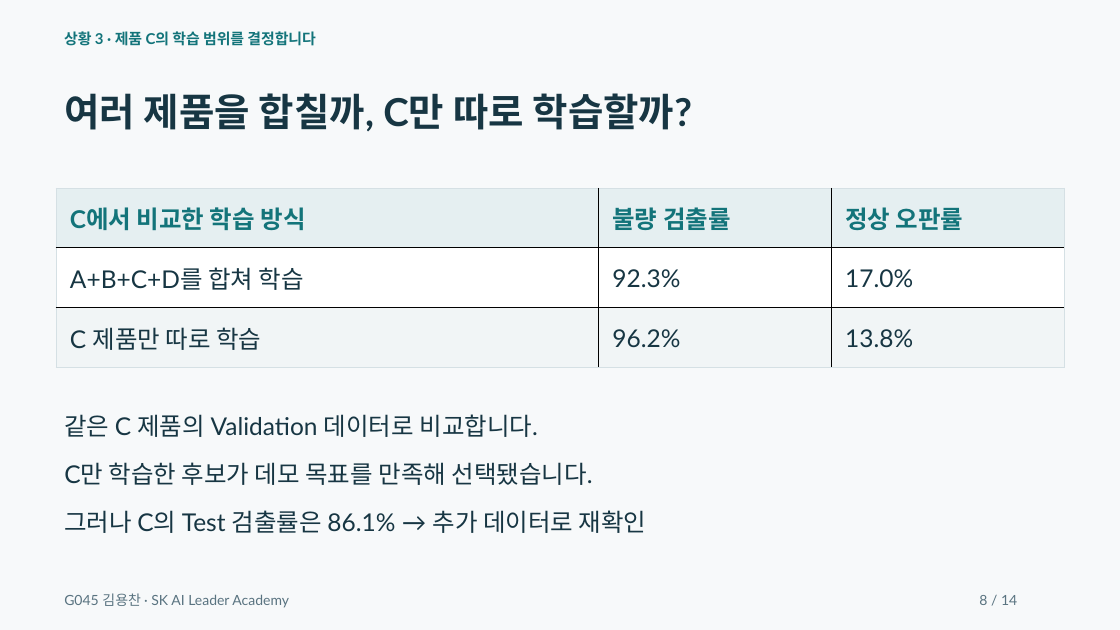
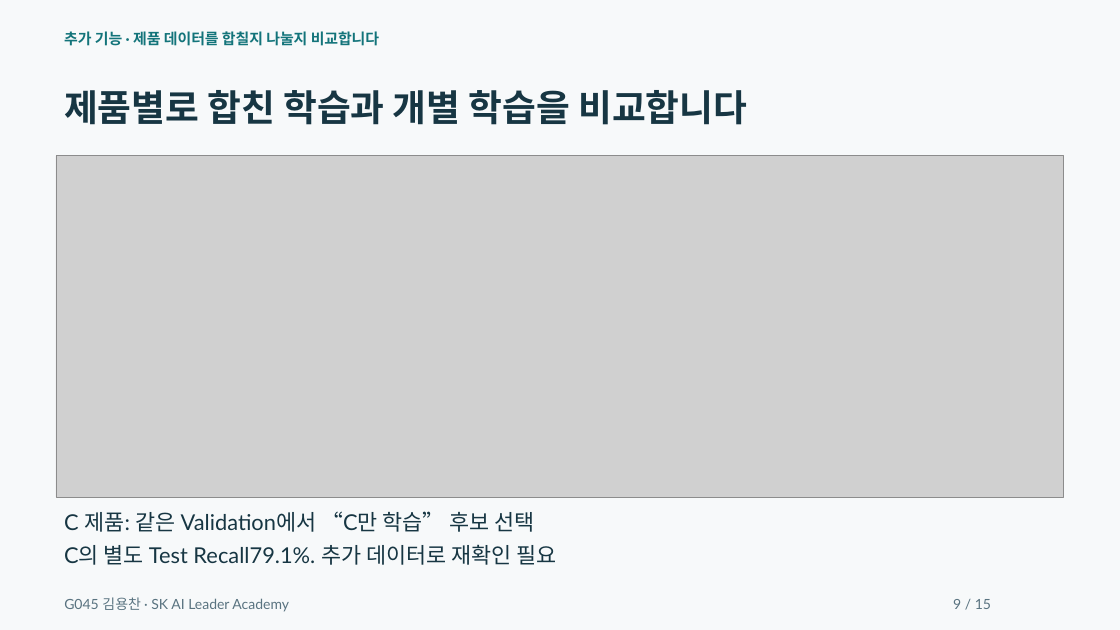
Before and after one commit to dragonchan95/Semiconductor-AI-Agent, a slide deck: slide 9 of docs/G045_Semiconductor_Agent.pptx (slide 8 before the commit). Drawn at 1120x630 pixels with LibreOffice and Linux fonts; fonts in the diff are those of the drawing; grey boxes stand for pictures. Boxes give left, top, right and bottom in pixels: in the first picture for what was removed or moved away, otherwise in the second. Text is boxed around its words. In the diff, an @@ line names an element or a change of style, - is before the commit and + after.

```diff
--- a/docs/G045_Semiconductor_Agent.pptx
+++ b/docs/G045_Semiconductor_Agent.pptx
@@ text at (64,31,379,46): text changed @@
-상황 3 · 제품 C의 학습 범위를 결정합니다
+추가 기능 · 제품 데이터를 합칠지 나눌지 비교합니다
@@ text at (64,90,747,125): text changed; size 33 to 31.5 pt @@
-여러 제품을 합칠까, C만 따로 학습할까?
+제품별로 합친 학습과 개별 학습을 비교합니다
@@ picture added at (56,155,1065,497) @@
@@ table removed at (56,188,1065,368), 3 rows, 3 columns @@
-C에서 비교한 학습 방식 | 불량 검출률 | 정상 오판률
-A+B+C+D를 합쳐 학습 | 92.3% | 17.0%
-C 제품만 따로 학습 | 96.2% | 13.8%
@@ text removed at (64,414,539,437) @@
-같은 C 제품의 Validation 데이터로 비교합니다.
@@ text at (64,511,535,532): text changed; size 21 to 18.8 pt @@
-C만 학습한 후보가 데모 목표를 만족해 선택됐습니다.
+C 제품: 같은 Validation에서 “C만 학습” 후보 선택
@@ text at (64,544,556,565): text changed; size 21 to 18.8 pt @@
-그러나 C의 Test 검출률은 86.1% → 추가 데이터로 재확인
+C의 별도 Test Recall79.1%. 추가 데이터로 재확인 필요
@@ text "G045 김용찬 · SK AI ...": place and size @@
-text "G045 김용찬 · SK AI ..." at (64,593,289,608)
+text "G045 김용찬 · SK AI ..." at (64,597,289,612)
@@ text added at (953,599,991,609), 12 pt, text #597380 @@
+9 / 15
@@ text removed at (979,595,1017,605) @@
-8 / 14
```
Also in this commit, not shown: 4 other slides changed, 10 slides added, 9 slides removed, 30 other files.
